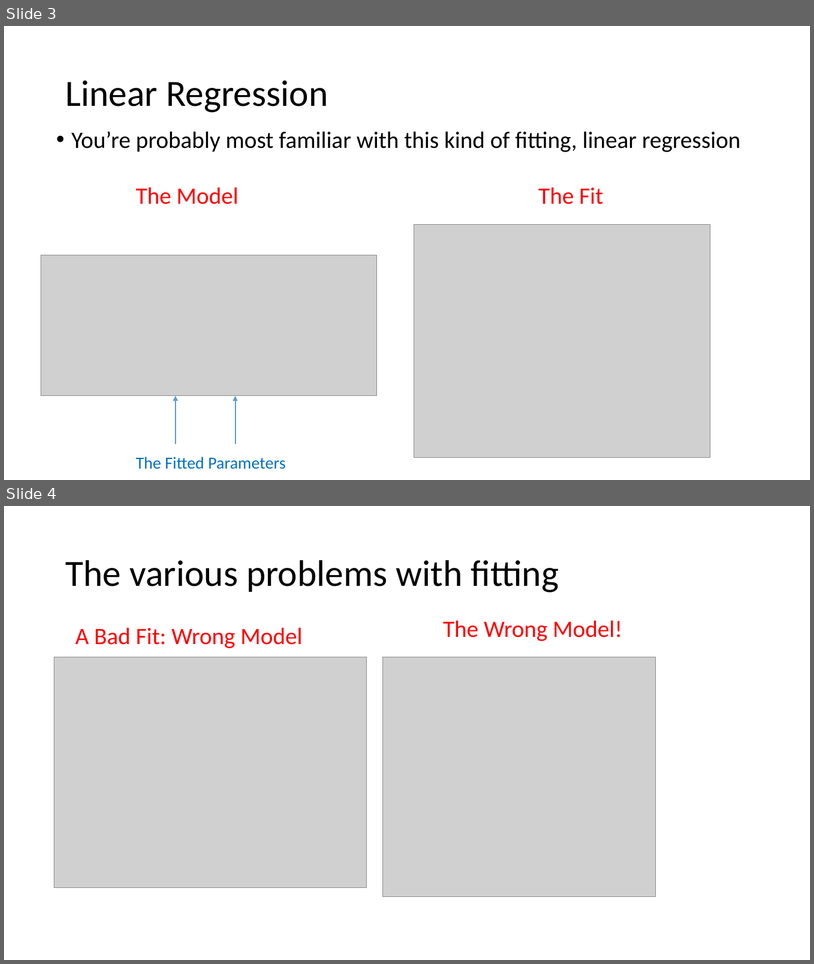
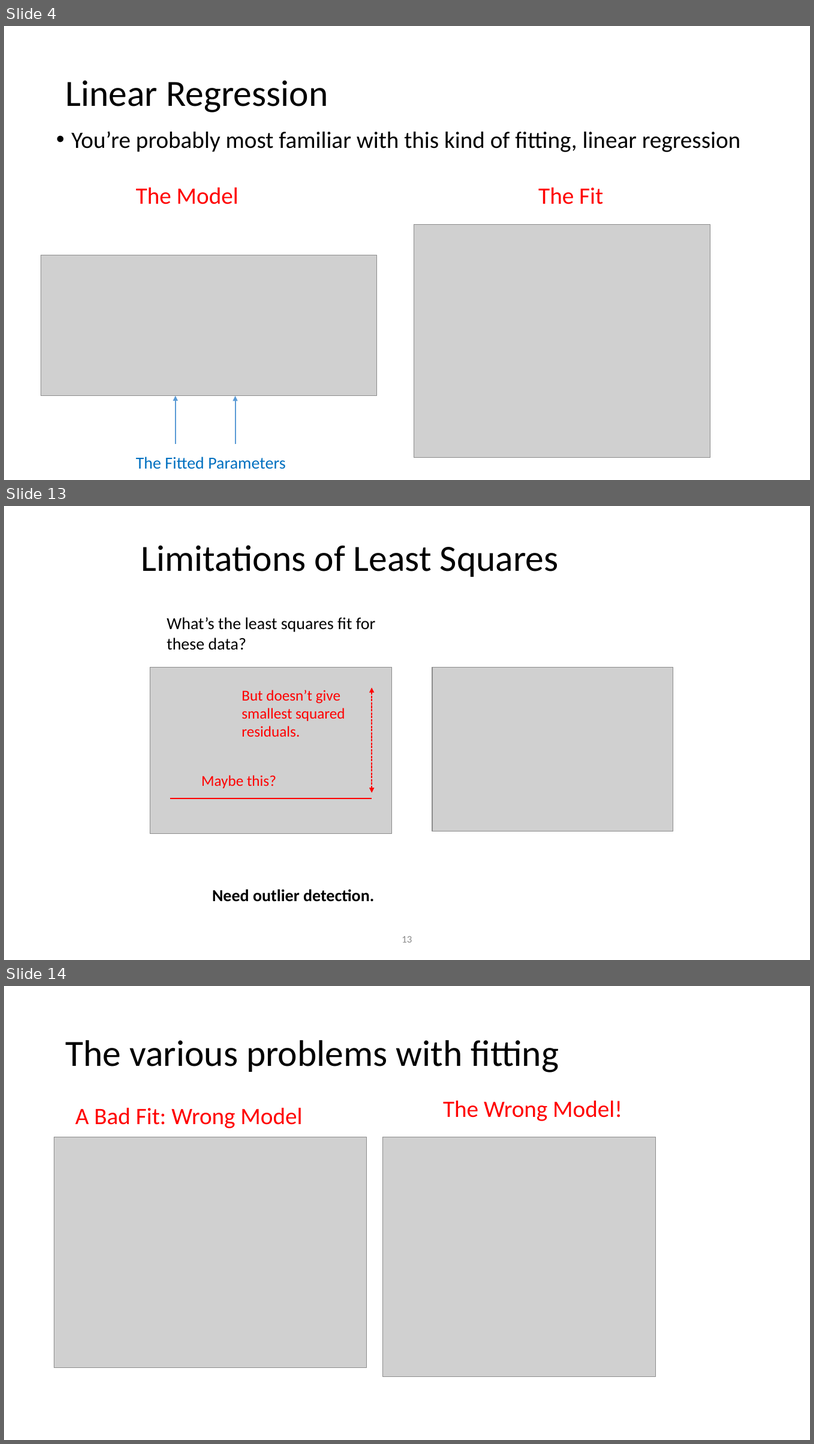
Before and after one commit to ModelEngineering/advancing-biomedical-models, a slide deck: Lectures/Lecture_7_Model_Fitting.pptx. Shown one above the other, each under a label of ours: slides 3 and 4 before the commit, slides 4, 13 and 14 after it; the slides between them are not shown. The pictures are 814x964 and 814x1444 pixels, drawn with LibreOffice and Linux fonts; fonts in the diff are those of the drawing; grey boxes stand for pictures. Boxes give left, top, right and bottom in pixels: in the first picture for what was removed or moved away, otherwise in the second. Text is boxed around its words. In the diff, an @@ line names an element or a change of style, - is before the commit and + after.

```diff
--- a/Lectures/Lecture_7_Model_Fitting.pptx
+++ b/Lectures/Lecture_7_Model_Fitting.pptx
@@ slide 13 added at (4,506,810,960), background #FFFFFF @@
@@ title added at (141,545,559,577), 44 pt, text #000000 @@
+Limitations of Least Squares
@@ text added at (167,617,376,650), 20 pt, text #000000 @@
+What’s the least squares fit for these data?
@@ picture added at (150,667,392,833) @@
@@ picture added at (432,667,674,831) @@
@@ text added at (242,690,345,736), 18 pt, text #FF0000 @@
+But doesn’t give smallest squared residuals.
@@ double arrow added from (372, 687) to (372, 793), #FF0000 1 pt dashed @@
@@ picture added at (493,697,575,721) @@
@@ text added at (201,775,276,788), 18 pt, text #FF0000 @@
+Maybe this?
@@ line added from (170, 798) to (372, 798), #FF0000 1 pt @@
@@ text added at (212,889,374,901), 20 pt, text #000000, bold @@
+Need outlier detection.
@@ page number added at (402,936,412,942), 12 pt, text #8C8C8C @@
+13
@@ what was slide 3 is now slide 4 @@
@@ what was slide 4 is now slide 14 @@
```
Also in this commit, not shown: 1 slide changed, 10 other slides added, 1 slide removed, 1 other file.
